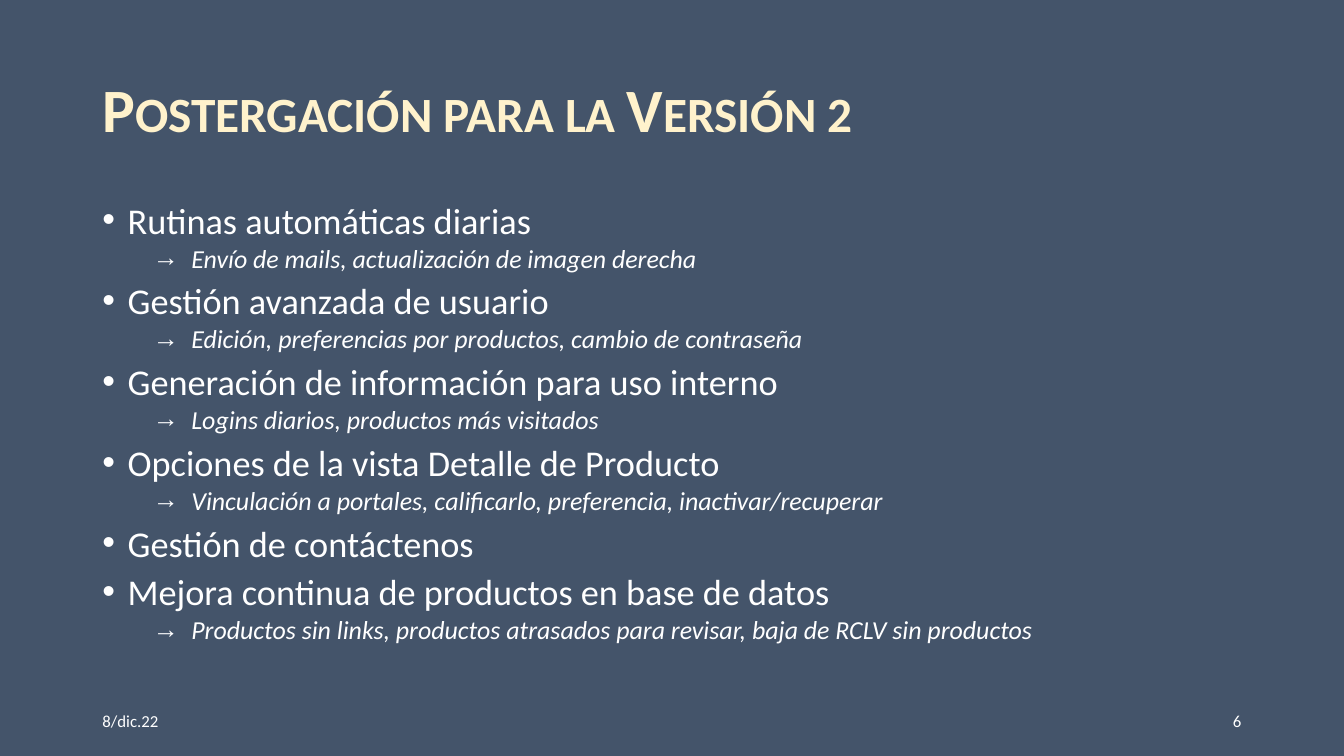
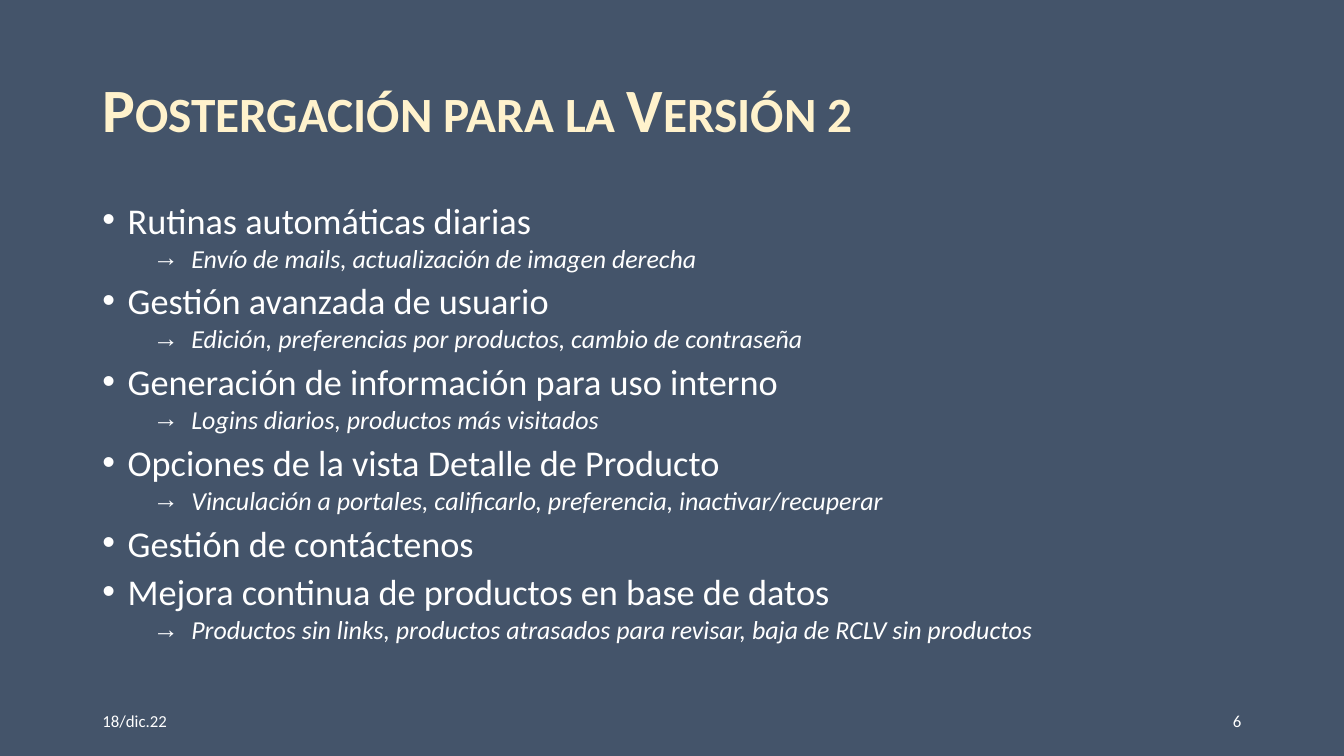
Before and after one commit to Diribar/ELC-Peliculas, a slide deck: slide 6 of 0-varios/Archivos-Office/Desarrollo web Teovisión v2.pptx. Drawn at 1344x756 pixels with LibreOffice and Linux fonts; fonts in the diff are those of the drawing. Boxes give left, top, right and bottom in pixels: in the first picture for what was removed or moved away, otherwise in the second. Text is boxed around its words. In the diff, an @@ line names an element or a change of style, - is before the commit and + after.

```diff
--- a/0-varios/Archivos-Office/Desarrollo web Teovisión v2.pptx
+++ b/0-varios/Archivos-Office/Desarrollo web Teovisión v2.pptx
@@ text at (102,715,166,728): text changed @@
-8/dic.22
+18/dic.22
```
Also in this commit, not shown: 13 other slides changed, 7 other files.
